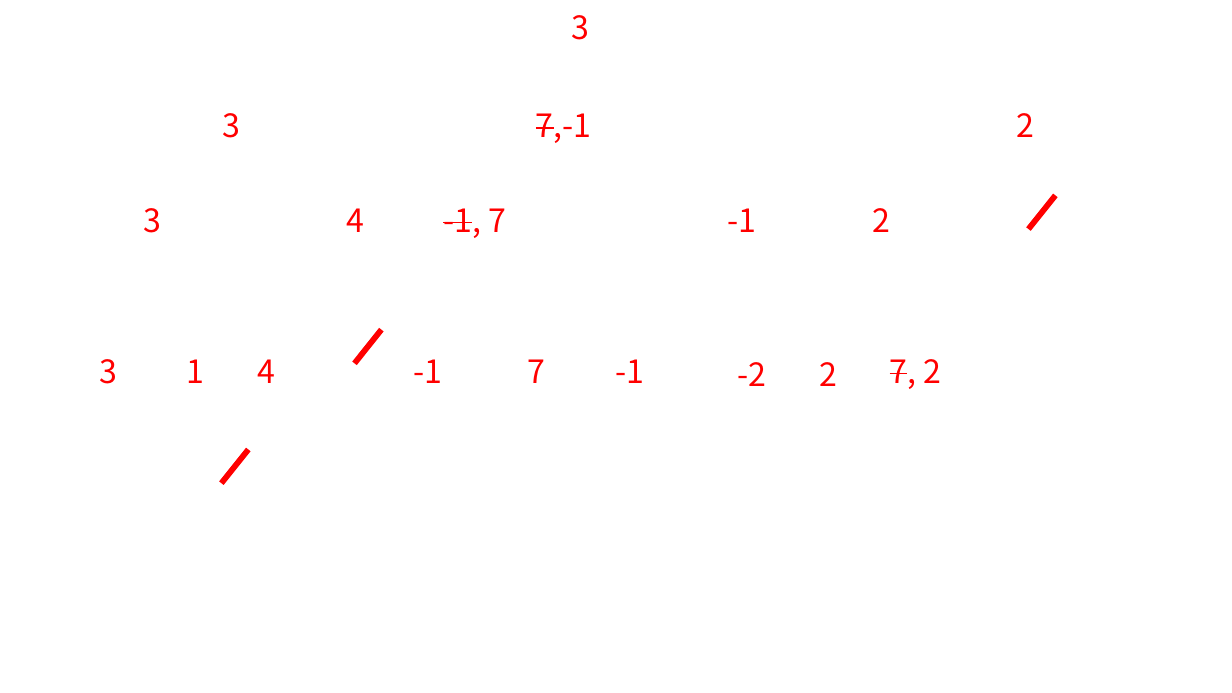
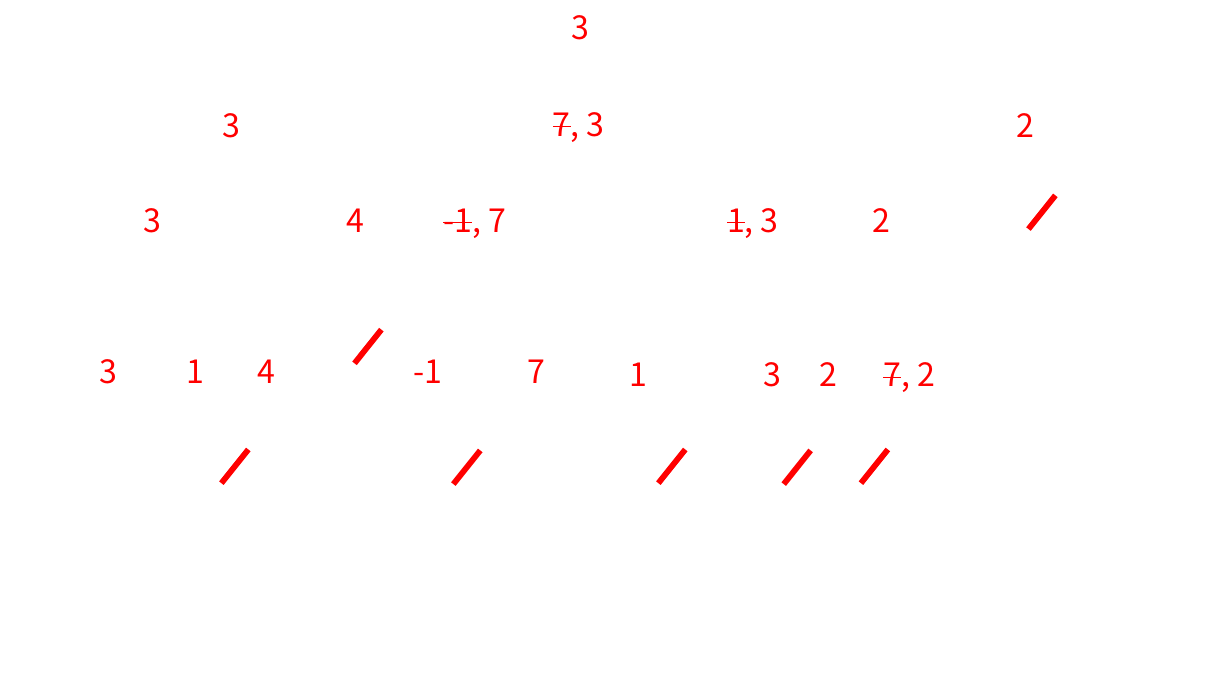
Before and after one commit to chhzh123/Assignments, a slide deck: slide 3 of ArtificalIntelligence/T01_Searching/answer.pptx. Drawn at 1232x693 pixels with LibreOffice and Linux fonts; fonts in the diff are those of the drawing; background and template pictures are left out. Boxes give left, top, right and bottom in pixels: in the first picture for what was removed or moved away, otherwise in the second. Text is boxed around its words. In the diff, an @@ line names an element or a change of style, - is before the commit and + after.

```diff
--- a/ArtificalIntelligence/T01_Searching/answer.pptx
+++ b/ArtificalIntelligence/T01_Searching/answer.pptx
@@ text at bbox=[553, 112, 605, 142]: text changed @@
-7,-1
+7, 3
@@ text at bbox=[727, 208, 779, 238]: text changed @@
--1
+1, 3
@@ text "7, 2": place and size @@
-text "7, 2" at bbox=[890, 359, 941, 389]
+text "7, 2" at bbox=[883, 362, 935, 392]
@@ text at bbox=[629, 362, 647, 386]: text changed @@
--1
+1
@@ text at bbox=[764, 362, 782, 387]: text changed @@
--2
+3
@@ group added at bbox=[454, 449, 888, 484]: 4 lines @@
```
Also in this commit, not shown: 4 other files.
